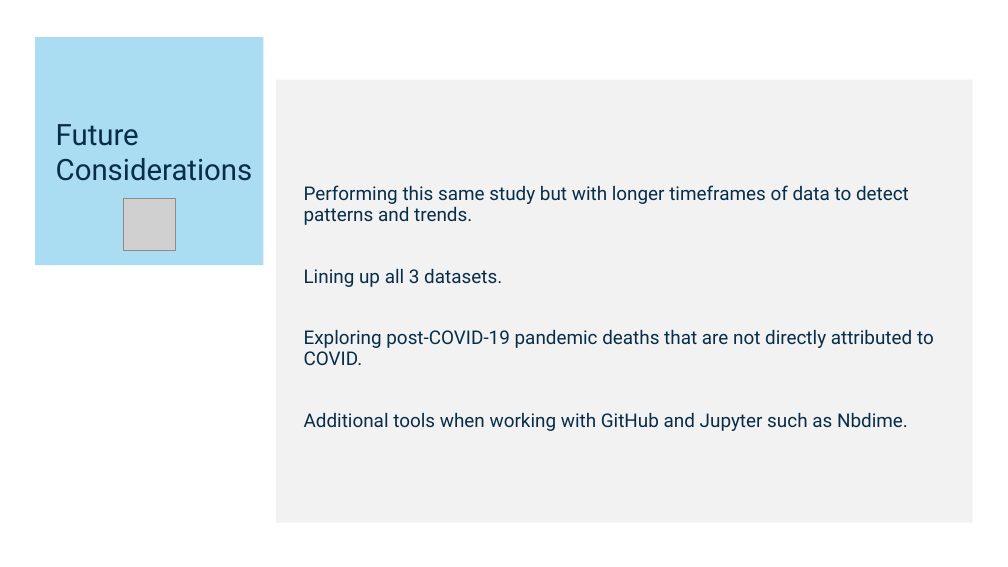
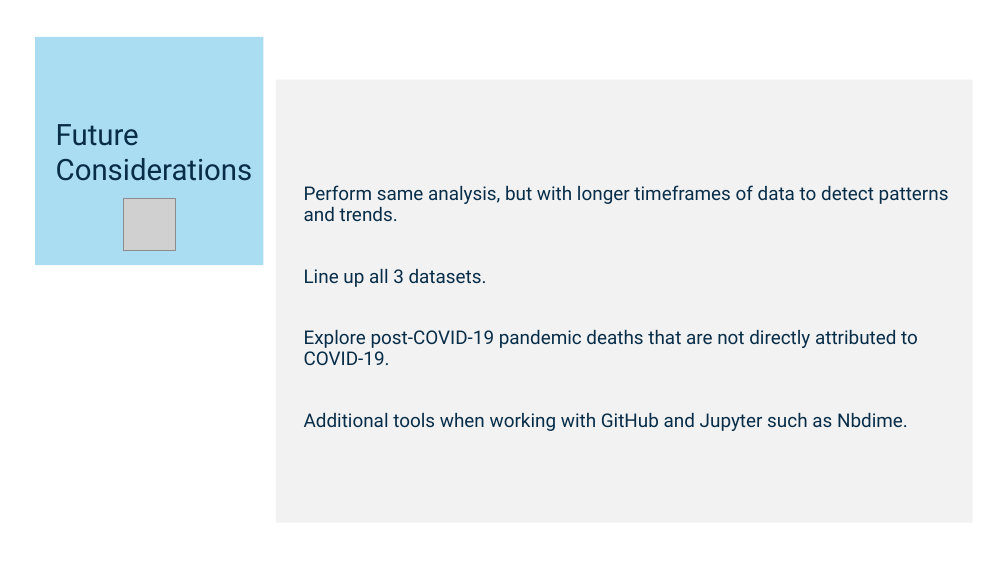
Before and after one commit to Birdfeathers/Project1--Healthcare_Devices, a slide deck: slide 15 of AI_Bootcamp_Project_1_Template - DRAFT FOR REVIEW 10.21.24.pptx. Drawn at 1008x567 pixels with LibreOffice and Linux fonts; fonts in the diff are those of the drawing; grey boxes stand for pictures. Boxes give left, top, right and bottom in pixels: in the first picture for what was removed or moved away, otherwise in the second. Text is boxed around its words. In the diff, an @@ line names an element or a change of style, - is before the commit and + after.

```diff
--- a/AI_Bootcamp_Project_1_Template - DRAFT FOR REVIEW 10.21.24.pptx
+++ b/AI_Bootcamp_Project_1_Template - DRAFT FOR REVIEW 10.21.24.pptx
@@ text at [304, 185, 949, 365]: text changed @@
-Performing this same study but with longer timeframes of data to detect patterns and trends.
-Lining up all 3 datasets.
-Exploring post-COVID-19 pandemic deaths that are not directly attributed to COVID.
+Perform same analysis, but with longer timeframes of data to detect patterns and trends.
+Line up all 3 datasets.
+Explore post-COVID-19 pandemic deaths that are not directly attributed to COVID-19.
```
Also in this commit, not shown: 4 other slides changed, 1 other file.
